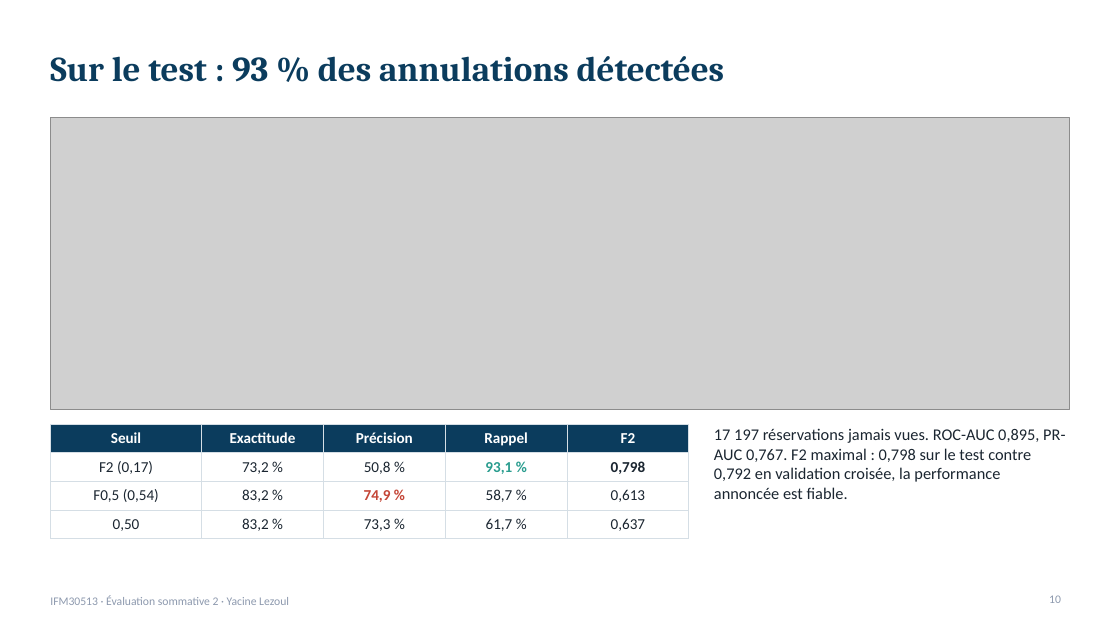
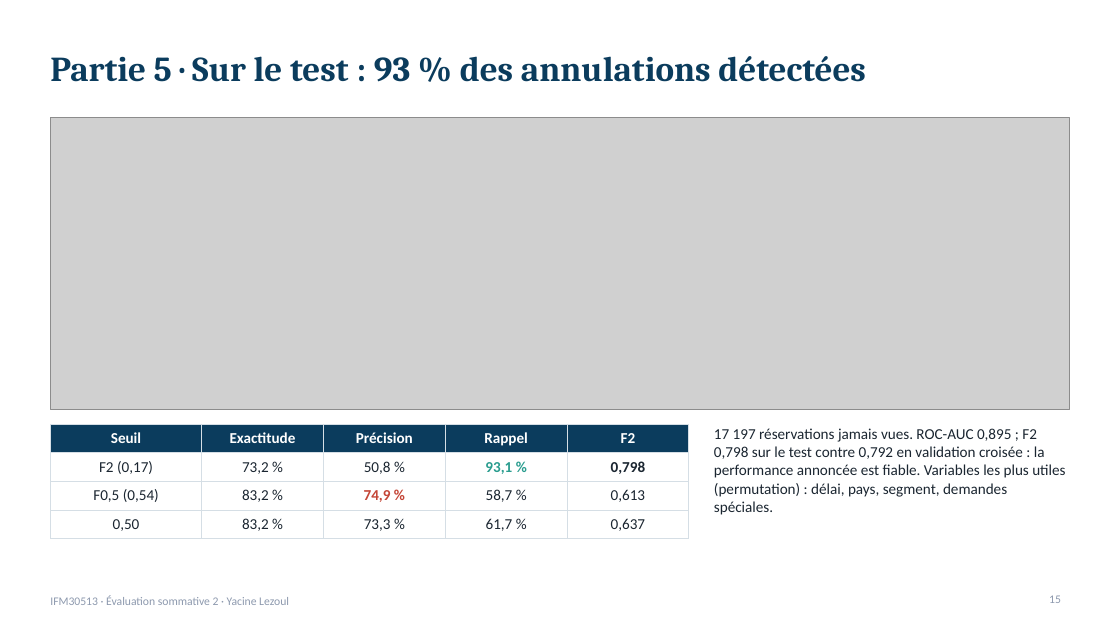
Before and after one commit to lezoul/hotel-cancellation-pipeline, a slide deck: slide 15 of reports/presentation_annulations.pptx (slide 10 before the commit). Drawn at 1120x630 pixels with LibreOffice and Linux fonts; fonts in the diff are those of the drawing; grey boxes stand for pictures. Boxes give left, top, right and bottom in pixels: in the first picture for what was removed or moved away, otherwise in the second. Text is boxed around its words. In the diff, an @@ line names an element or a change of style, - is before the commit and + after.

```diff
--- a/reports/presentation_annulations.pptx
+++ b/reports/presentation_annulations.pptx
@@ title at (50,56,866,82): text changed @@
-Sur le test : 93 % des annulations détectées
+Partie 5 · Sur le test : 93 % des annulations détectées
@@ text at (714,428,1065,515): text changed; size 14 to 13 pt @@
-17 197 réservations jamais vues. ROC-AUC 0,895, PR-AUC 0,767. F2 maximal : 0,798 sur le test contre 0,792 en validation croisée, la performance annoncée est fiable.
+17 197 réservations jamais vues. ROC-AUC 0,895 ; F2 0,798 sur le test contre 0,792 en validation croisée : la performance annoncée est fiable. Variables les plus utiles (permutation) : délai, pays, segment, demandes spéciales.
@@ page number at (1049,595,1061,603): text changed @@
-10
+15
```
Also in this commit, not shown: 6 other slides changed, 9 slides added, 6 slides removed, 1 other file.
